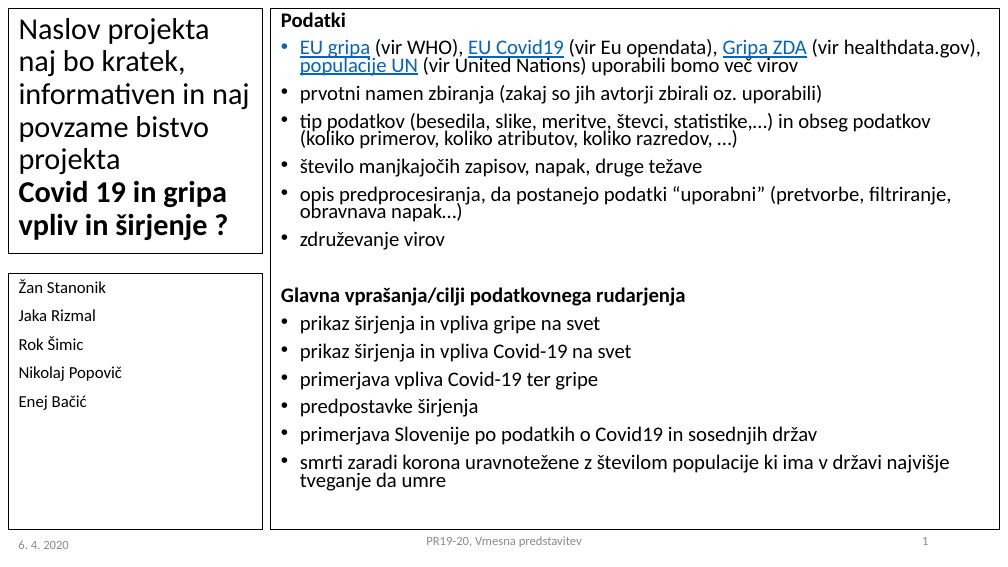
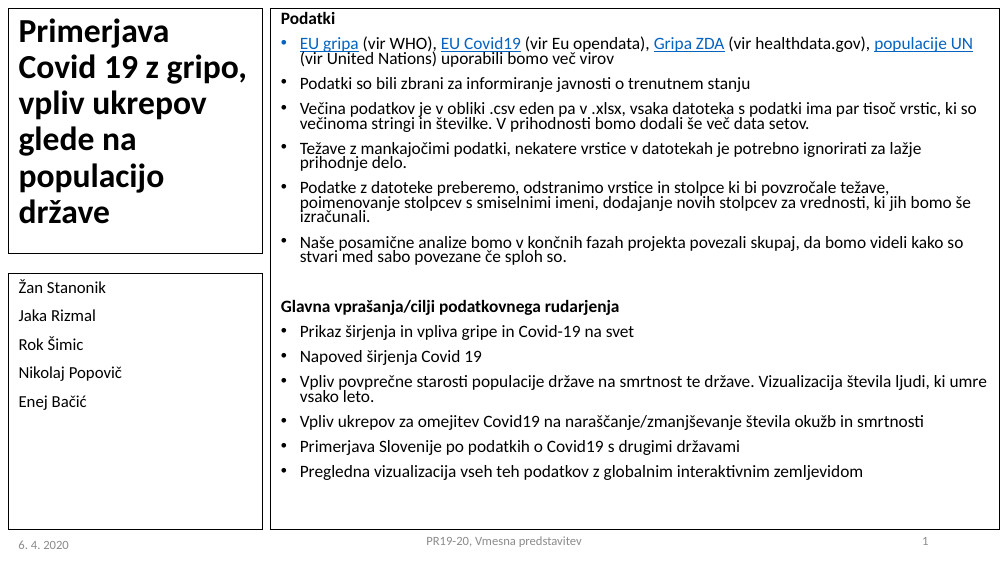
Before and after one commit to Zan-23/PR20NERJZ, a slide deck: slide 1 of PR2019-20_vmesna_08.pptx. Drawn at 1008x567 pixels with LibreOffice and Linux fonts; fonts in the diff are those of the drawing. Boxes give left, top, right and bottom in pixels: in the first picture for what was removed or moved away, otherwise in the second. Text is boxed around its words. In the diff, an @@ line names an element or a change of style, - is before the commit and + after.

```diff
--- a/PR2019-20_vmesna_08.pptx
+++ b/PR2019-20_vmesna_08.pptx
@@ title at [19, 18, 247, 224]: text changed; size 21.6 to 24 pt; bold on @@
-Naslov projekta naj bo kratek, informativen in naj povzame bistvo projekta
-Covid 19 in gripa vpliv in širjenje ?
+Primerjava Covid 19 z gripo, vpliv ukrepov glede na populacijo države
@@ text at [281, 12, 973, 315]: size 14.8 to 12.4 pt in "Podatki", "EU gripa (vir WHO), EU Covid19 (vir ...", "Glavna vprašanja/cilji podatkovnega rudarjenja" @@
@@ text at [300, 77, 977, 265]: text changed; size 14.8 to 12.4 pt @@
-• prvotni namen zbiranja (zakaj so jih avtorji zbirali oz. uporabili)
-• tip podatkov (besedila, slike, meritve, števci, statistike,…) in obseg podatkov (koliko primerov, koliko atributov, koliko razredov, …)
-• število manjkajočih zapisov, napak, druge težave
-• opis predprocesiranja, da postanejo podatki “uporabni” (pretvorbe, filtriranje, obravnava napak…)
-• združevanje virov
+• Podatki so bili zbrani za informiranje javnosti o trenutnem stanju
+• Večina podatkov je v obliki .csv eden pa v .xlsx, vsaka datoteka s podatki ima par tisoč vrstic, ki so večinoma stringi in številke. V prihodnosti bomo dodali še več data setov.
+• Težave z mankajočimi podatki, nekatere vrstice v datotekah je potrebno ignorirati za lažje prihodnje delo.
+• Podatke z datoteke preberemo, odstranimo vrstice in stolpce ki bi povzročale težave, poimenovanje stolpcev s smiselnimi imeni, dodajanje novih stolpcev za vrednosti, ki jih bomo še izračunali.
+• Naše posamične analize bomo v končnih fazah projekta povezali skupaj, da bomo videli kako so stvari med sabo povezane če sploh so.
@@ text at [300, 325, 987, 480]: text changed; size 14.8 to 12.4 pt @@
-• prikaz širjenja in vpliva gripe na svet
-• prikaz širjenja in vpliva Covid-19 na svet
-• primerjava vpliva Covid-19 ter gripe
-• predpostavke širjenja
-• primerjava Slovenije po podatkih o Covid19 in sosednjih držav
-• smrti zaradi korona uravnotežene z številom populacije ki ima v državi najvišje tveganje da umre
+• Prikaz širjenja in vpliva gripe in Covid-19 na svet
+• Napoved širjenja Covid 19
+• Vpliv povprečne starosti populacije države na smrtnost te države. Vizualizacija števila ljudi, ki umre vsako leto.
+• Vpliv ukrepov za omejitev Covid19 na naraščanje/zmanjševanje števila okužb in smrtnosti
+• Primerjava Slovenije po podatkih o Covid19 s drugimi državami
+• Pregledna vizualizacija vseh teh podatkov z globalnim interaktivnim zemljevidom
```
Also in this commit, not shown: 2 other slides changed, 3 other files.
